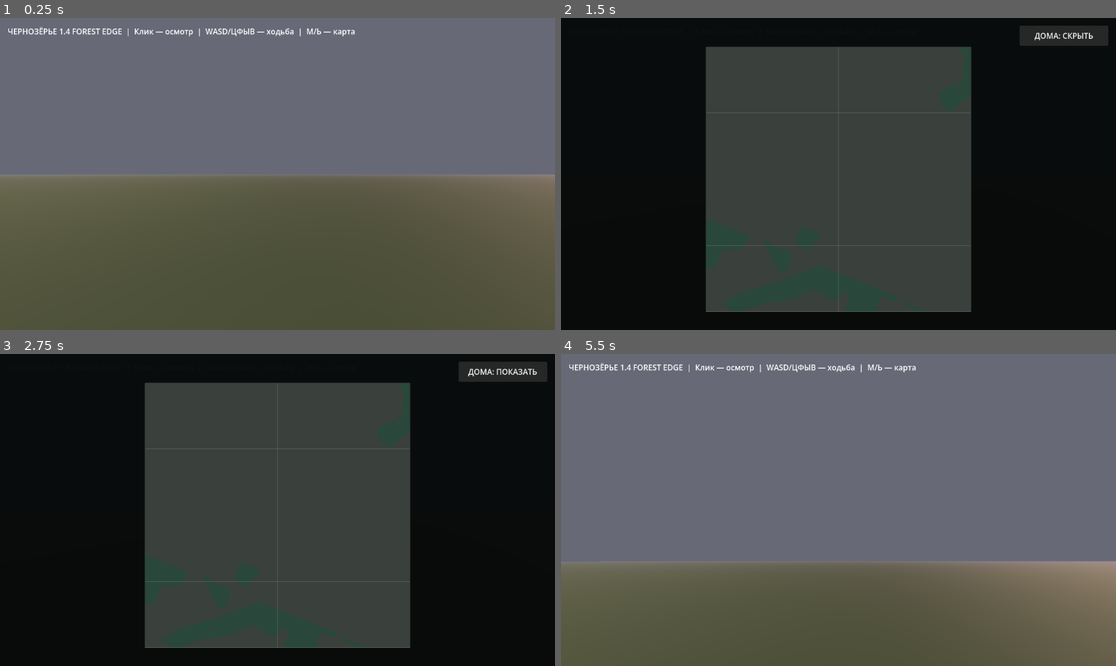
Above: before the commit, frames 1-4 (two rows, left to right).
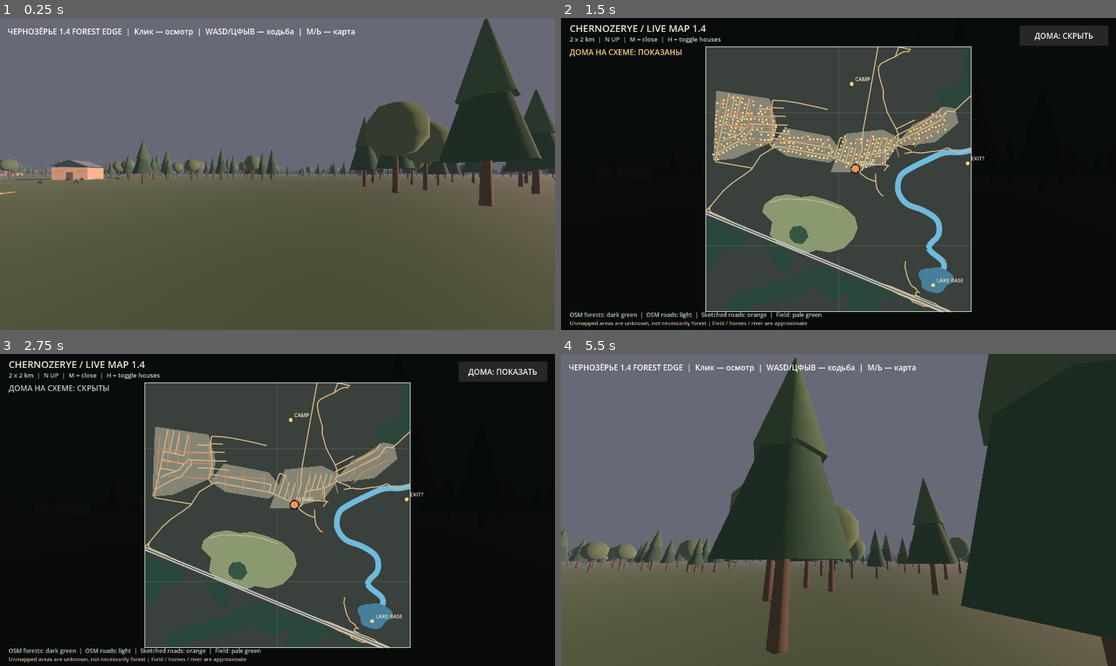
Above: after the commit, the same moments.

Repository: blacklambcult/chernozerye
Game: Godot game, scene res://main.tscn
The game is run twice, just before and just after one commit, with the same random seed, the same clock (stepped at 60 frames per second) and the same inputs.
Inputs (mouse positions are in pixels of both pictures, inside the frame that each line leads up to):
- Up to frame 1 (0.25 s): no input
- Up to frame 2 (1.5 s): tap Enter at 0.5 s; move the mouse to (960, 158) at 0.52 s; hold D 0.53-1.25 s; tap M at 0.6 s; click (960, 158) at 0.67 s; tap Space at 0.77 s; click "ДОМА: ПОКАЗАТЬ" at 1.25 s
- Up to frame 3 (2.75 s): click "ДОМА: СКРЫТЬ" at 2 s
- Up to frame 4 (5.5 s): tap Space at 2.75, 3.02, 4.25, 4.52, 5.27 s; move the mouse to (727, 525) at 2.77 s; hold S 2.78-3.53 s; tap Shift at 2.85 s; tap Enter at 3.5 s; move the mouse to (894, 441) at 3.52 s; hold D 3.53-4.28 s; tap H at 3.6 s; move the mouse to (810, 572) at 4.27 s; hold W from 4.28 s (still down); tap M at 4.35 s; click (810, 572) at 4.42 s; move the mouse to (877, 513) at 5.02 s; hold Shift from 5.03 s (still down)

The runs differ from the first frame. In frame 1, 12% of the frame differs, in the area x 0-100%, y 0-61%; in frame 2, 11%; in frame 3, 11%; in frame 4, 36%, in the area x 0-100%, y 0-100%.
Error before the commit: Parse Error: Cannot infer the type of "p" variable because the value doesn't have a set type. (res://geography_v07.gd:546)

Commit message:
fix: explicitly type forest edge vectors and avoid JSON Variant inference warning

Diff:
--- a/godot/geography_v07.gd
+++ b/godot/geography_v07.gd
@@ -72,7 +72,7 @@
     _build_lake_outline()
     _smooth_river_path()
 
-    var data := JSON.parse_string(FileAccess.get_file_as_string(SOURCE))
+    var data = JSON.parse_string(FileAccess.get_file_as_string(SOURCE))
     if data is Dictionary:
         for feature in data.get("features", []):
             if feature is Dictionary and feature.get("type", "") == "road":
@@ -543,7 +543,7 @@
                     for distance in [8.0, 20.0, 34.0]:
                         if rng.randf() < 0.28:
                             continue
-                        var p := base + perp * side * (distance + rng.randf_range(-2.2, 2.2))
+                        var p: Vector2 = base + perp * float(side) * (float(distance) + rng.randf_range(-2.2, 2.2))
                         p += tangent * rng.randf_range(-2.4, 2.4)
                         if absf(p.x) > MAP_HALF or absf(p.y) > MAP_HALF:
                             continue
